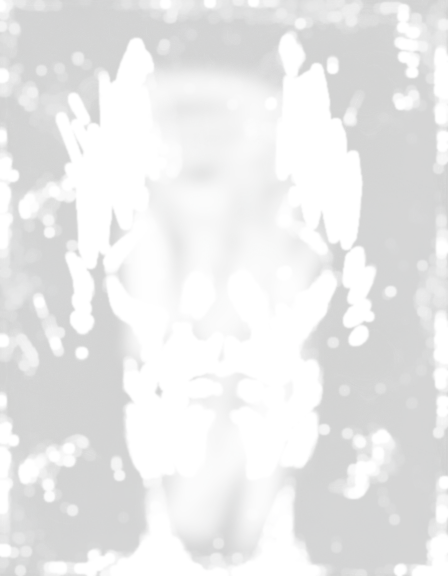
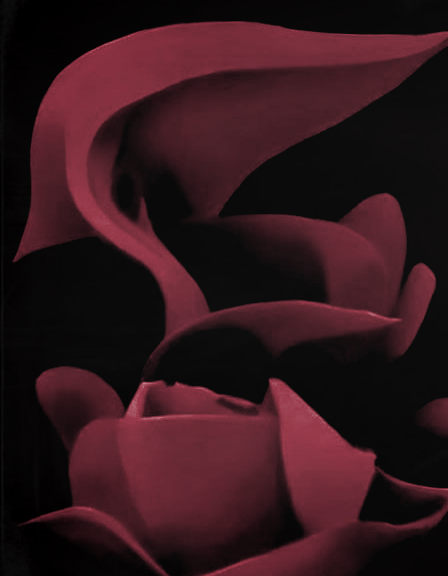
Comparing the layer stacks of the two 448 x 576 images. Changes:
added layer "DT3rsRdPbx3y8HgaUB6A--1--a30s0.jpg" above "Layer copy" over [0, 0, 448, 576]
added layer "Layer copy" (overlay) above "Layer" over [0, 0, 448, 576]
renamed "Pasted Layer" to "mTK2n8rZHJZNXcrpoUYl--1--wrcwi.jpg", hid it, painted on it, unmasked it over [0, 0, 448, 576]
renamed "anamnesis.webp" to "mHVBR9kVbi5tED9OAa7a--1--ycaw4.jpg", showed it, painted on it over [0, 0, 448, 576]
